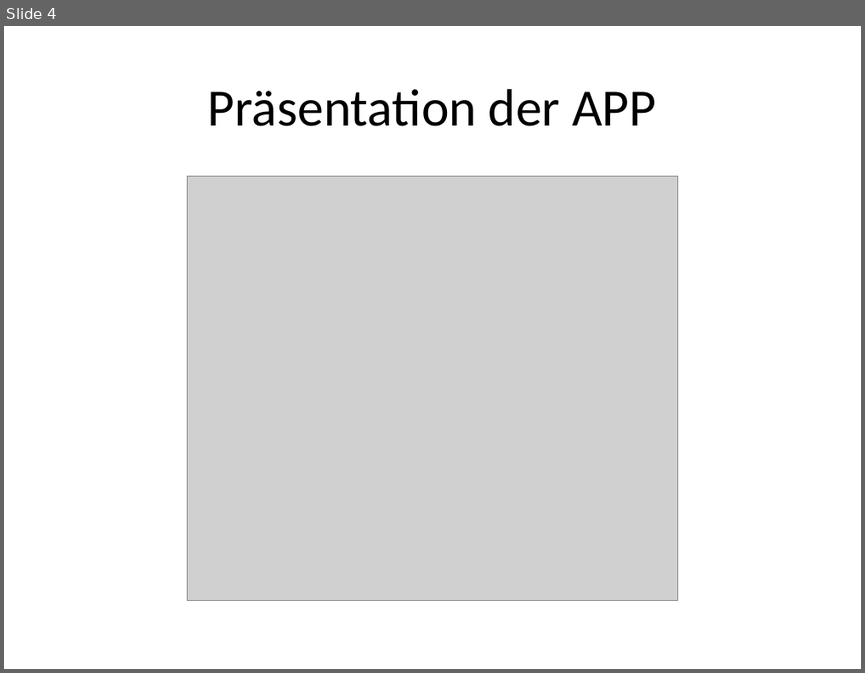
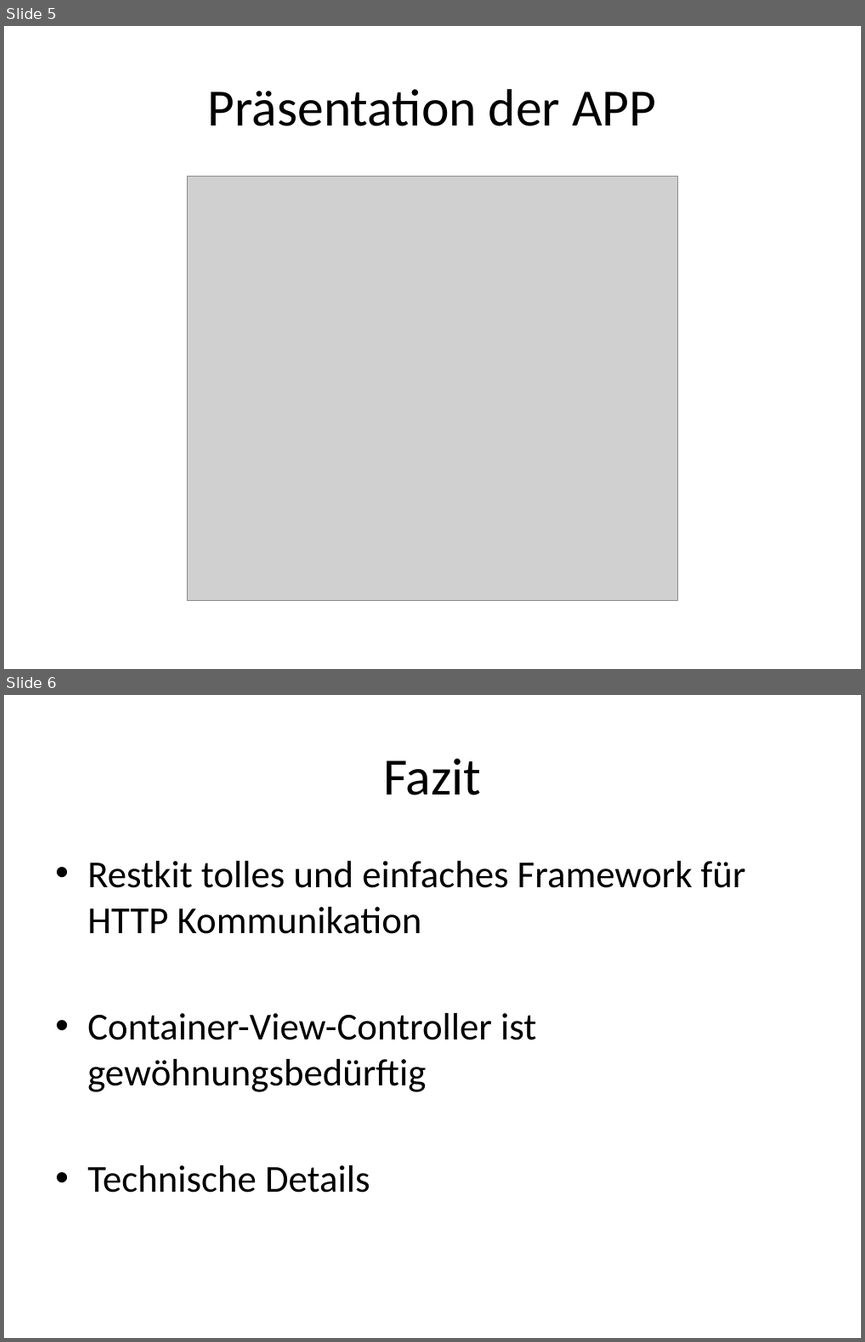
Before and after one commit to raeffs/IOS.F13.Gruppe01, a slide deck: Presentation_ChuckNorrisFacts.pptx. Shown one above the other, each under a label of ours: slide 4 before the commit, slides 5 and 6 after it. The pictures are 865x673 and 865x1342 pixels, drawn with LibreOffice and Linux fonts; fonts in the diff are those of the drawing; grey boxes stand for pictures. Boxes give left, top, right and bottom in pixels: in the first picture for what was removed or moved away, otherwise in the second. Text is boxed around its words. In the diff, an @@ line names an element or a change of style, - is before the commit and + after.

```diff
--- a/Presentation_ChuckNorrisFacts.pptx
+++ b/Presentation_ChuckNorrisFacts.pptx
@@ slide 6 added at <box>4,695,861,1338</box>, background #FFFFFF @@
@@ title added at <box>383,758,481,795</box>, 44 pt, text #000000 @@
+Fazit
@@ text added at <box>87,861,746,1192</box>, 32 pt, text #000000 @@
+• Restkit tolles und einfaches Framework für HTTP Kommunikation
+• Container-View-Controller ist gewöhnungsbedürftig
+• Technische Details
@@ what was slide 4 is now slide 5 @@
```
Also in this commit, not shown: 2 slides changed, 1 other slide added.
